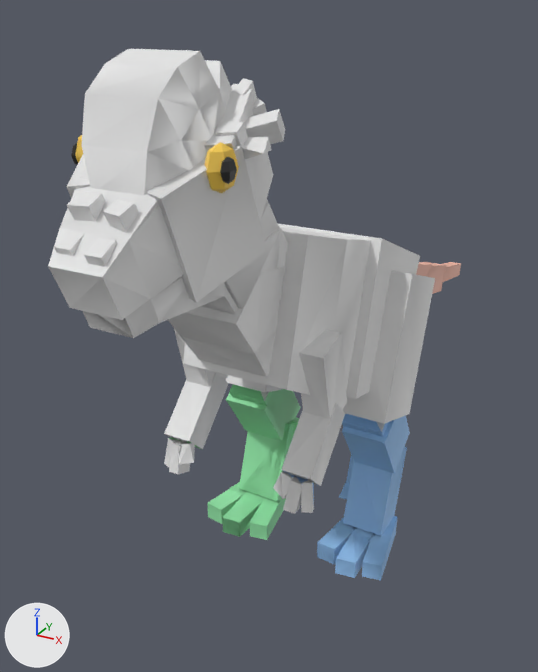
Two versions of the FBX model assets/blender/pachy.fbx, one commit apart.
Both versions are drawn from a camera (50 mm lens) standing at (0.0323, -0.0726, 0.0288) and looking at (-0.008, 0.0007, -0.0078). Lighting does not change. The marker at lower left points along +X, +Y and +Z. The first picture is the older version. Where no turn or scale is listed for an object, it has been applied to the vertices.

In view in the first picture: 'pachy_Body', 'pachy_Dark', 'pachy_Eyes', 'pachy_LegL', 'pachy_LegR', 'pachy_Tail'.
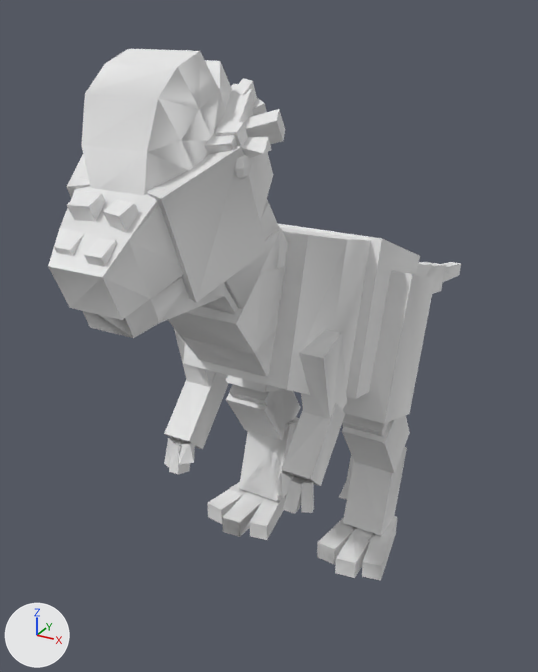
What differs and where, as boxes (x1, y1, x2, y2) in the pictures (538 x 672 px; the box of a moved part takes in the faces that stretch with it):
'pachy_LegL', recoloured (blue to white)
    both: (282, 414, 410, 580)
'pachy_LegR', recoloured (green to white)
    both: (169, 384, 301, 540)
'pachy_Eyes', reshaped (mostly hidden afterwards)
    before: (75, 135, 239, 193)
    after: (237, 145, 252, 175)
'pachy_Tail', recoloured (beige to white)
    both: (416, 262, 461, 294)
'pachy_Dark', reshaped, recoloured
    before: (71, 143, 237, 184)
    after: (235, 154, 250, 180)
part 1 of me_pachy_dark_007, moved or reshaped
    before: (220, 157, 237, 184)
    after: (235, 154, 249, 178)
part 2 of me_pachy_dark_007, moved or reshaped (not visible afterwards)
    before: (71, 143, 78, 165)
part 3 of me_pachy_eyes_007, moved or reshaped (mostly hidden afterwards)
    before: (204, 142, 239, 193)
    after: (237, 145, 252, 175)
part 4 of me_pachy_eyes_007, moved or reshaped (not visible afterwards)
    before: (75, 135, 83, 163)

The change, as a diff of the scene's bpy script:
```diff
--- a/assets/blender/pachy.fbx.py
+++ b/assets/blender/pachy.fbx.py
@@ me_pachy_dark_007 @@
 # used by ob_pachy_dark; location = (0.0, 0.0, 0.0)
-me_pachy_dark_007.from_pydata(...)  # 40 vertices, 48 faces; spans x -0.00692..0.00658, y -0.0316..-0.0298, z 0.01818..0.01998
-me_pachy_dark_007.materials.append(mat_pc_dark)  # black #272727
+me_pachy_dark_007.from_pydata(...)  # 40 vertices, 48 faces; spans x -0.0065..0.00645, y -0.0296..-0.0278, z 0.01807..0.01987
+# me_pachy_dark_007 part 1: the loose piece of 20 vertices spanning x 0.0058..0.00658, y -0.0316..-0.0298, z 0.01818..0.01998 is moved by (-0.00013, 0.002, -0.00011)
+# me_pachy_dark_007 part 2: the loose piece of 20 vertices spanning x -0.00692..-0.00614, y -0.0316..-0.0298, z 0.01818..0.01998 is moved by (0.00042, 0.002, -0.00011)
@@ me_pachy_legl_007 @@
 me_pachy_legl_007.from_pydata(...)  # 92 vertices, 149 faces; spans x 0.0034..0.0116, y -0.0213..0.0028, z -0.03..-0.0097
-me_pachy_legl_007.materials.append(mat_pc_legl)  # blue #95c4f3
@@ me_pachy_legr_007 @@
 me_pachy_legr_007.from_pydata(...)  # 95 vertices, 157 faces; spans x -0.0117..-0.003, y -0.0212..0.0028, z -0.03..-0.0097
-me_pachy_legr_007.materials.append(mat_pc_legr)  # green #95e7aa
@@ me_pachy_eyes_007 @@
 # used by ob_pachy_eyes; location = (0.0, 0.0, 0.0)
-me_pachy_eyes_007.from_pydata(...)  # 40 vertices, 48 faces; spans x -0.0066..0.00626, y -0.032..-0.0286, z 0.01738..0.02078
-me_pachy_eyes_007.materials.append(mat_pc_eyes)  # yellow #f9ce50
+me_pachy_eyes_007.from_pydata(...)  # 40 vertices, 48 faces; spans x -0.00618..0.00613, y -0.03..-0.0266, z 0.01727..0.02067
+# me_pachy_eyes_007 part 3: the loose piece of 20 vertices spanning x 0.00453..0.00626, y -0.032..-0.0286, z 0.01738..0.02078 is moved by (-0.00013, 0.002, -0.00011)
+# me_pachy_eyes_007 part 4: the loose piece of 20 vertices spanning x -0.0066..-0.00487, y -0.032..-0.0286, z 0.01738..0.02078 is moved by (0.00042, 0.002, -0.00011)
@@ me_pachy_tail_007 @@
 me_pachy_tail_007.from_pydata(...)  # 32 vertices, 45 faces; spans x -0.0033..0.0034, y 0.0107..0.0553, z -0.0149..-0.0001
-me_pachy_tail_007.materials.append(mat_pc_tail)  # beige #edb3a0
```
